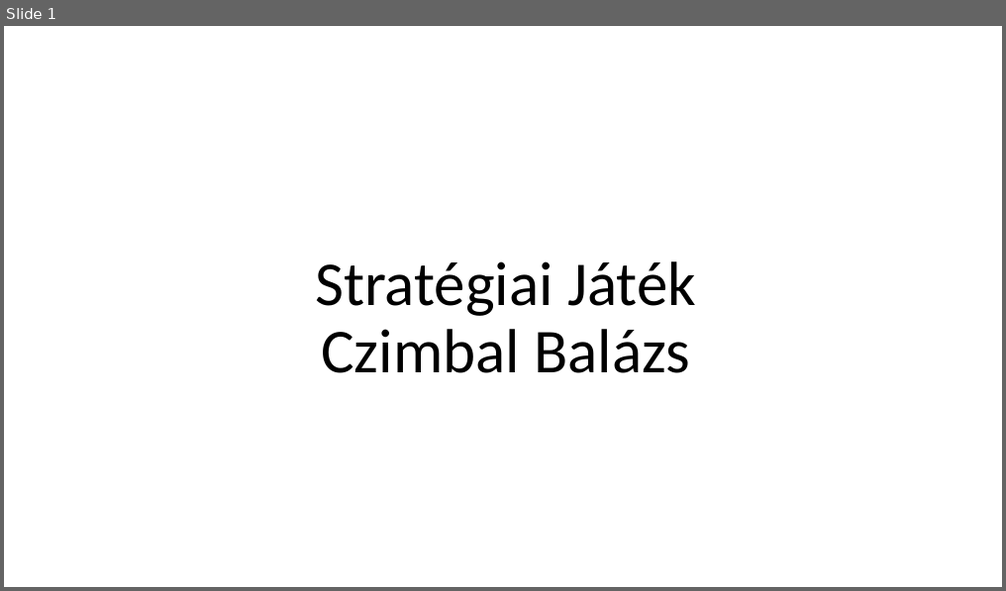
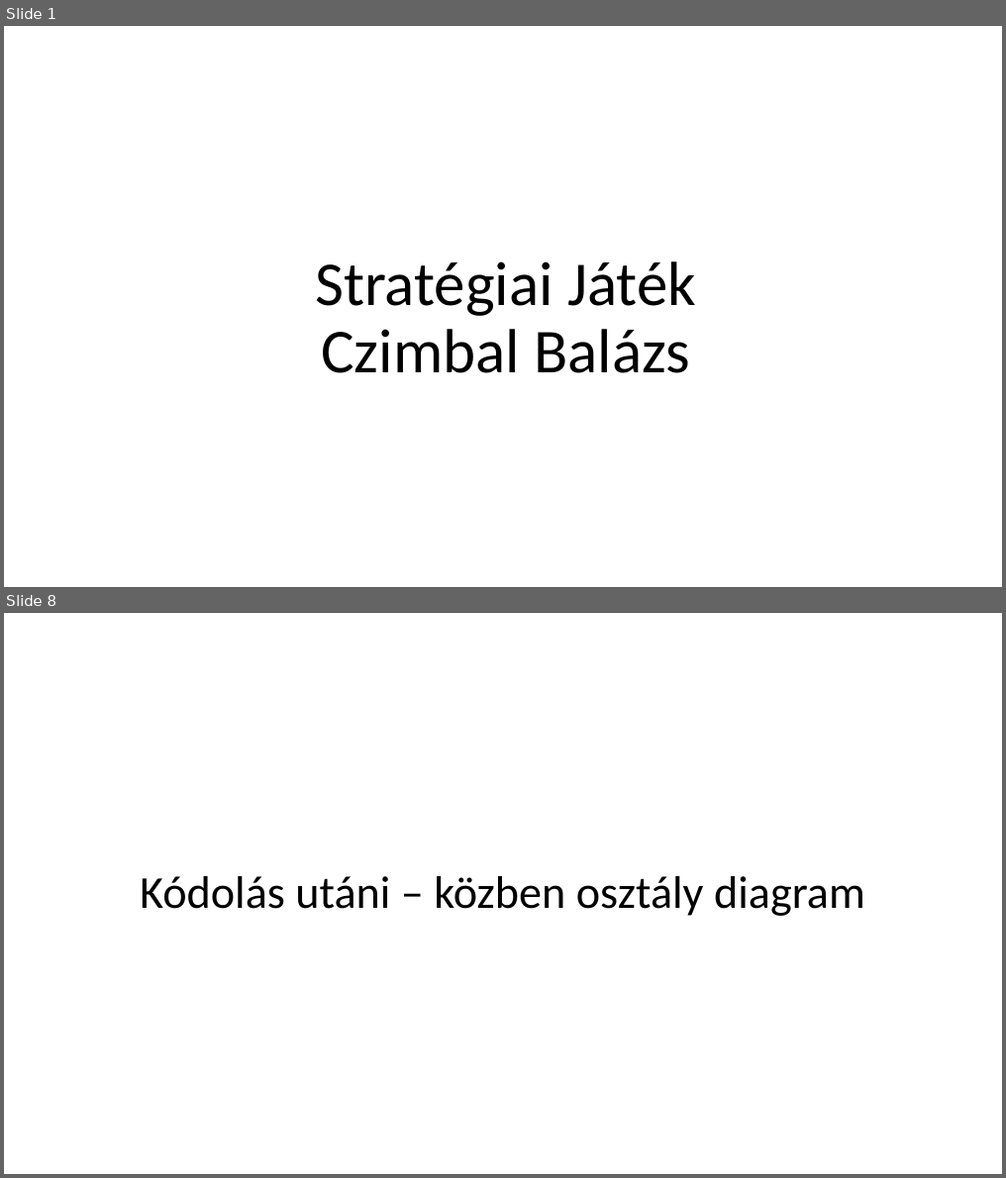
Before and after one commit to cimbi01/NagyBeadando, a slide deck: StatégiaiJáték.pptx. Shown one above the other, each under a label of ours: slide 1 before the commit, slides 1 and 8 after it; the slides between them are not shown. The pictures are 1006x591 and 1006x1178 pixels, drawn with LibreOffice and Linux fonts; fonts in the diff are those of the drawing; background and template pictures are left out. Boxes give left, top, right and bottom in pixels: in the first picture for what was removed or moved away, otherwise in the second. Text is boxed around its words. In the diff, an @@ line names an element or a change of style, - is before the commit and + after.

```diff
--- a/StatégiaiJáték.pptx
+++ b/StatégiaiJáték.pptx
@@ slide 8 added at <box>4,613,1002,1174</box>, background picture (left out) @@
@@ title added at <box>140,876,865,916</box>, 44 pt, text #000000 @@
+Kódolás utáni – közben osztály diagram
```
Also in this commit, not shown: 9 other slides added, 5 other files.
